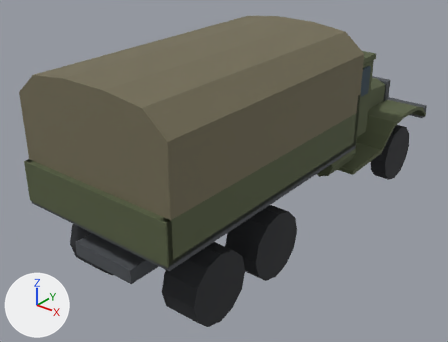
Before and after pictures for a commit that changed the glTF model models-src/cckw.glb.
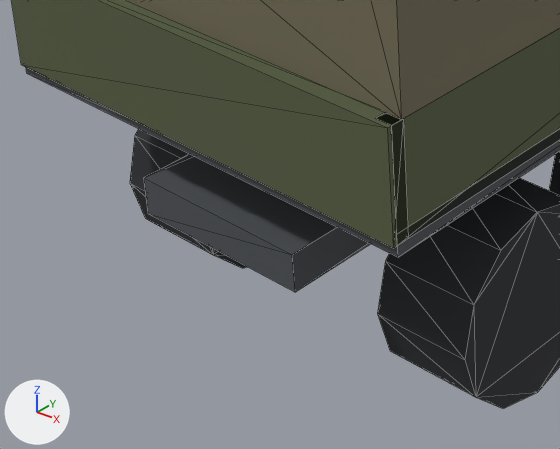
The first picture shows the older version from a 50 mm camera at (4.65, -6.86, 4.72) aimed at (-0.38, -0.57, 0.82). The close-ups show the older and then the newer version on the part from 5% to 51% of the width and 52% to 100% of the height of that picture. Only the edits that show in the close-ups are written down. The lights are fixed; the arrows at lower left show +X, +Y and +Z. The close-ups show mesh edges as thin lines.

Names of what the first close-up shows: 'CK_BedFloor', 'CK_BedSide_R', 'CK_BedTail', 'CK_Frame', 'CK_Tilt', 'CK_WheelR_L1', 'CK_WheelR_R1' and 1 more.
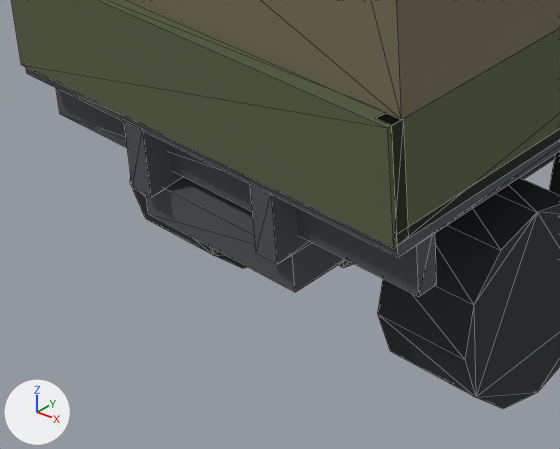
Where the change shows, as pixel boxes [x1, y1, x2, y2] in the close-ups (560 x 449 px):
'CK_BedCross_3', added: after [56, 88, 437, 297]
'CK_BedSill_R', added: after [250, 182, 310, 264]
'CK_BedSill_L', added: after [124, 120, 184, 197]
'CK_SpringR_R', added (mostly hidden): after [519, 154, 555, 179]
'CK_Diff_2', added (mostly hidden): after [339, 260, 354, 268]
'CK_WheelR_L1', unchanged, covered by the edit: before [130, 129, 247, 268]; after [130, 174, 247, 268]

Patch to the scene script:
```diff
--- a/models-src/cckw.glb.py
+++ b/models-src/cckw.glb.py
@@ me_ck_springr_r @@
+me_ck_springr_r.from_pydata(...)  # 10 vertices, 16 faces; spans x 0.34..0.42, y -2.5..-1.17, z 0.5..0.64
+me_ck_springr_r.materials.append(mat_lp_steel)  # dark grey #4d5156
@@ me_ck_diff_2 @@
+me_ck_diff_2.from_pydata(...)  # a 10-sided cylinder along y spanning x -0.17..0.17, y -2.56..-2.24, z 0.298..0.622
+me_ck_diff_2.materials.append(mat_lp_steel)  # dark grey #4d5156
@@ me_ck_bedsill_r @@
+me_ck_bedsill_r.from_pydata(...)  # a box spanning x 0.32..0.44, y -3.27..0.53, z 0.88..1.21
+me_ck_bedsill_r.materials.append(mat_lp_steel)  # dark grey #4d5156
@@ me_ck_bedsill_l @@
+me_ck_bedsill_l.from_pydata(...)  # a box spanning x -0.44..-0.32, y -3.27..0.53, z 0.88..1.21
+me_ck_bedsill_l.materials.append(mat_lp_steel)  # dark grey #4d5156
@@ me_ck_bedcross_3 @@
+me_ck_bedcross_3.from_pydata(...)  # a box spanning x -1.08..1.08, y -3.15..-3.05, z 0.95..1.21
+me_ck_bedcross_3.materials.append(mat_lp_steel)  # dark grey #4d5156
@@ ob_ck_springr_r @@
+ob_ck_springr_r = bpy.data.objects.new('CK_SpringR_R', me_ck_springr_r)
+ob_ck_springr_r.location = (0.0, 0.0, 0.0)
@@ ob_ck_diff_2 @@
+ob_ck_diff_2 = bpy.data.objects.new('CK_Diff_2', me_ck_diff_2)
+ob_ck_diff_2.location = (0.0, 0.0, 0.0)
@@ ob_ck_bedsill_r @@
+ob_ck_bedsill_r = bpy.data.objects.new('CK_BedSill_R', me_ck_bedsill_r)
+ob_ck_bedsill_r.location = (0.0, 0.0, 0.0)
@@ ob_ck_bedsill_l @@
+ob_ck_bedsill_l = bpy.data.objects.new('CK_BedSill_L', me_ck_bedsill_l)
+ob_ck_bedsill_l.location = (0.0, 0.0, 0.0)
@@ ob_ck_bedcross_3 @@
+ob_ck_bedcross_3 = bpy.data.objects.new('CK_BedCross_3', me_ck_bedcross_3)
+ob_ck_bedcross_3.location = (0.0, 0.0, 0.0)
```
